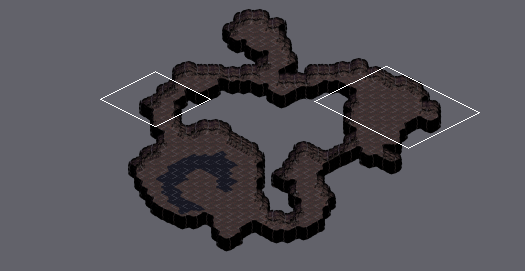
Tiled map -- tiled/cave/cave_test.tmx. Above, an overview of the earlier version with the close-up marked.
Close-up. The starting point:
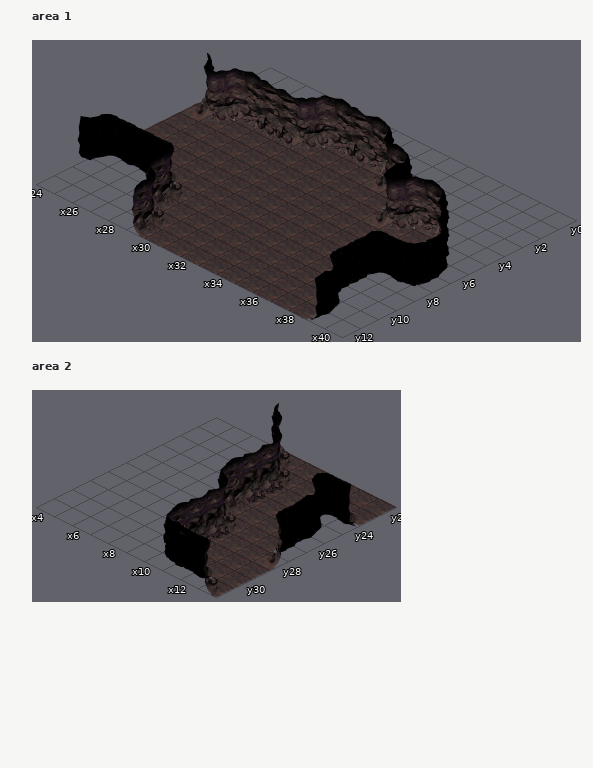
Cells are 64x32 px. Isometric: x runs down to the right, y down to the left. Shown: area 1 x 24..40, y 0..12; area 2 x 4..13, y 22..31. The commit also changed other parts of the map, which this record leaves out.
New version:
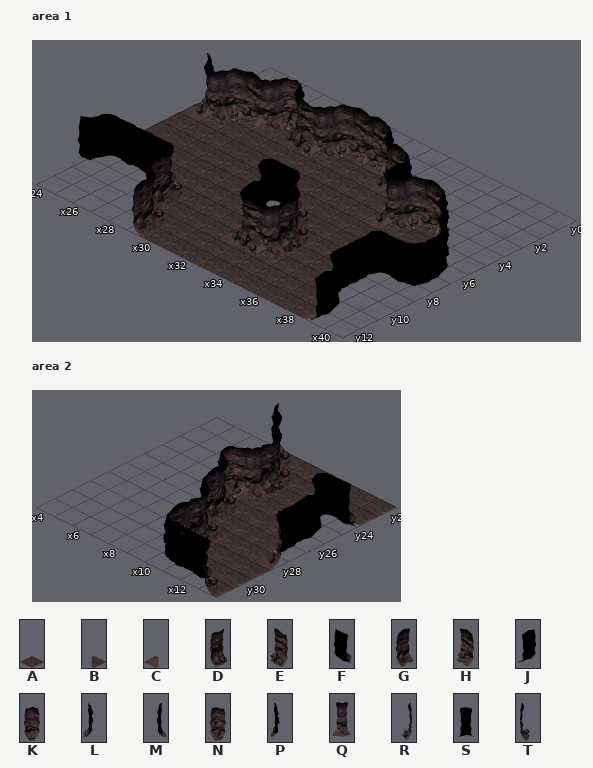
Key: from "cave": A 0, B 40, C 41, D 48, E 49, F 51, G 52, H 53, J 54, K 56, L 57, M 59, N 60, P 61, Q 64, R 65, S 66, T 67.
_ is an empty cell, . an unchanged one.
The exact change:
--- layer "background", area 1
@@ x 30..30 @@
- 2 A
+ 2 _
@@ x 31..34 @@
- 7 AAA.
- 8 AAAA
- 9 .AA.
-10 .A..
+ 7 __B.
+ 8 C__B
+ 9 .__.
+10 .C..
--- layer "object", area 1
@@ x 27..31 @@
- 2 __KHE
- 3 EEQ_.
+ 2 NL_KH
+ 3 QREQ.
@@ x 31..34 @@
- 7 ___.
- 8 ____
- 9 ._._
-10 .___
+ 7 SFT.
+ 8 RPMT
+ 9 .J.D
+10 .REQ
--- layer "background", area 2
@@ x 9..10 @@
-26 B.
-27 _B
-28 .A
+26 A.
+27 BA
+28 .B
--- layer "object", area 2
@@ x 8..10 @@
-25 _D.
-26 _G.
-27 .MT
-28 ._D
+25 NQ.
+26 MT.
+27 .G_
+28 .MT
Changed places in both close-ups, as pixel boxes (x1, y1, x2, y2):
changed: (220, 77, 372, 257)
changed: (199, 445, 266, 541)
